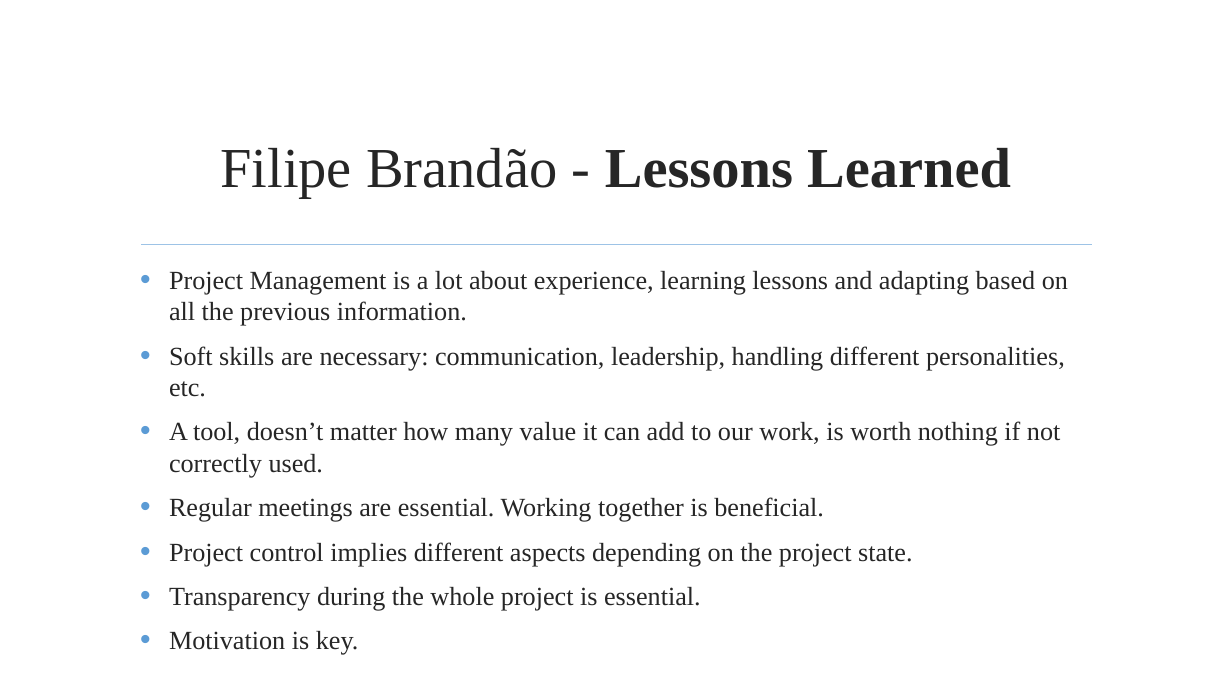
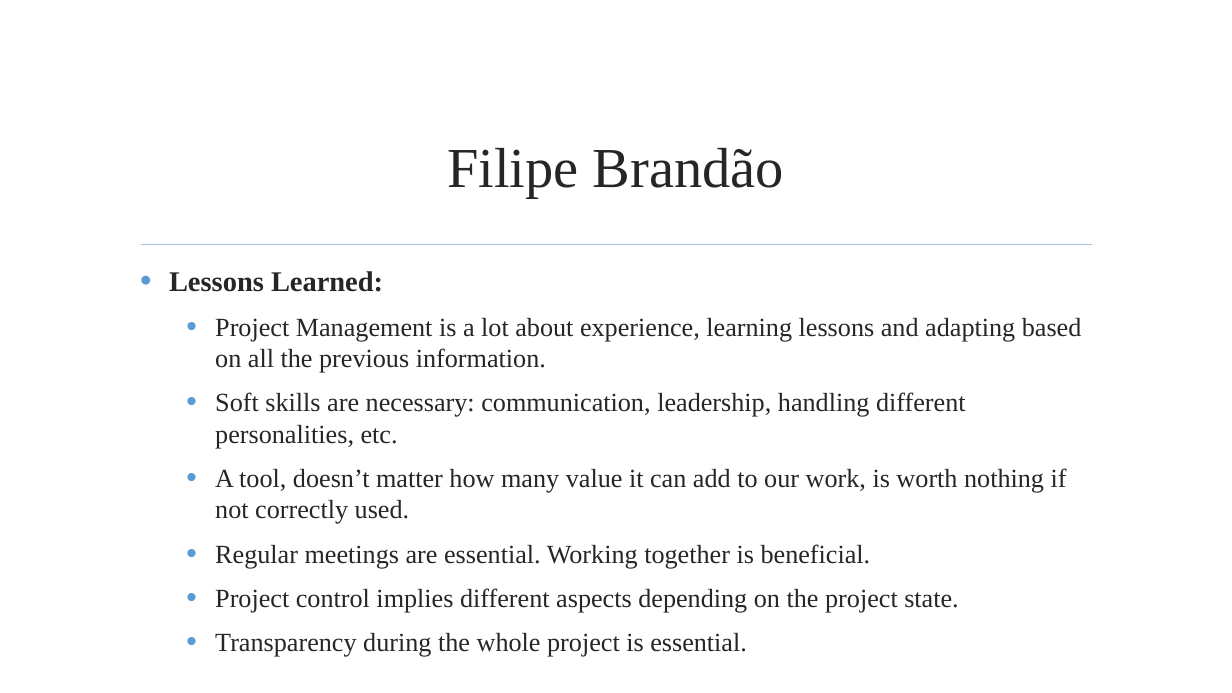
Before and after one commit to jmgirao/projetosoftware1213, a slide deck: slide 60 of Final Presentation/Presentation.pptx (slide 61 before the commit). Drawn at 1232x693 pixels with LibreOffice and Linux fonts; fonts in the diff are those of the drawing; background and template pictures are left out. Boxes give left, top, right and bottom in pixels: in the first picture for what was removed or moved away, otherwise in the second. Text is boxed around its words. In the diff, an @@ line names an element or a change of style, - is before the commit and + after.

```diff
--- a/Final Presentation/Presentation.pptx
+++ b/Final Presentation/Presentation.pptx
@@ title at (x1=447, y1=148, x2=784, y2=198): text changed @@
-Filipe Brandão - Lessons Learned
+Filipe Brandão
@@ text at (x1=169, y1=271, x2=1082, y2=613): paragraph removed @@
-• Motivation is key.
@@ text at (x1=169, y1=271, x2=383, y2=292): paragraph added @@
+• Lessons Learned:
@@ text at (x1=215, y1=318, x2=1082, y2=613): list level 1 to 2 in "Project Management is a lot ..."; list level 1 to 2 in "Soft skills are necessary: communication, ..."; list level 1 to 2 in "A tool, doesn’t matter how ..."; list level 1 to 2 in "Regular meetings are essential. Working ..."; list level 1 to 2 in "Project control implies different aspects ..."; list level 1 to 2 in "Transparency during the whole project ..." @@
```
Also in this commit, not shown: 1 other slide changed, 1 slide added, 2 slides removed.
